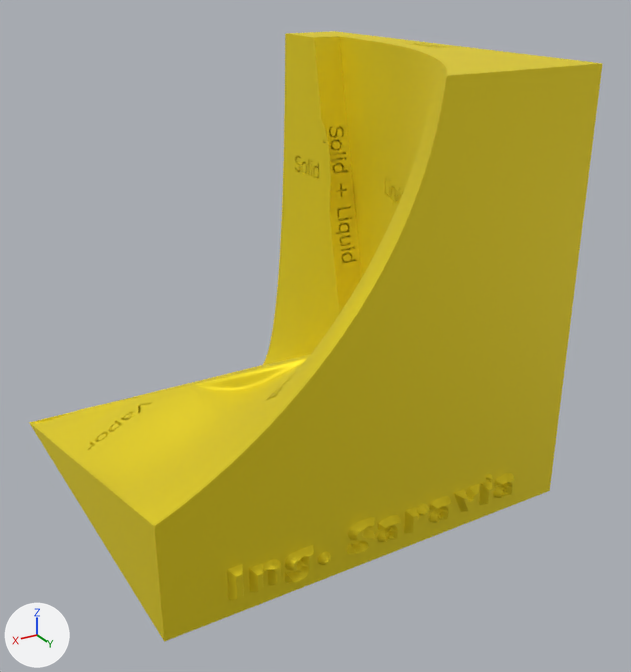
What one commit did to the glTF model DidatticaAumentata/models/ptv/scene.gltf.
Before and after are seen from a 50 mm lens placed at (97.5, 177.7, 90.6), pointed at (22.2, 52.2, 27.8). The lights are fixed; the arrows at lower left show +X, +Y and +Z. The first picture is the older version. Where no turn or scale is listed for an object, it has been applied to the vertices. Vertices at exactly the same position are counted once.
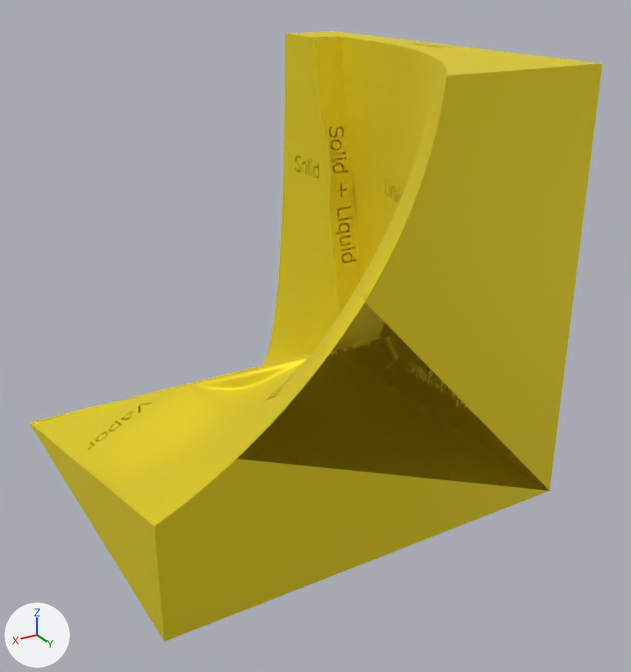
Where the change shows, as pixel boxes [x1, y1, x2, y2] in the pictures (631 x 672 px):
```json
{"part": 1, "of": "me_object_0", "change": "cut back", "before": [164, 302, 549, 642], "after": [164, 459, 548, 642]}
```

Edits to the scene script, one JSON object a line:
```json
{"block": "me_object_0", "where": "# used by ob_object_2; location = (0.0, 0.0, 0.0)"}
{"op": "remove", "block": "me_object_0", "code": "me_object_0.from_pydata(...)  # 13681 vertices, 27386 faces; spans x -10.9..65.3, y 5.3..82.8, z 0.0..76.2"}
{"op": "add", "block": "me_object_0", "code": "me_object_0.from_pydata(...)  # 12726 vertices, 25461 faces; spans x -10.9..65.3, y 5.3..81.5, z 0.0..76.2"}
{"block": "me_object_0", "change": "me_object_0 part 1: 959 vertices removed from x -1.4..64.4, y 81.5..82.8, z 1.7..8.7; 1 vertex added at x -10.9, y 81.5, z 0.0"}
{"block": "me_object_0", "change": "other edits to the shape of me_object_0 do not show in these pictures"}
```
